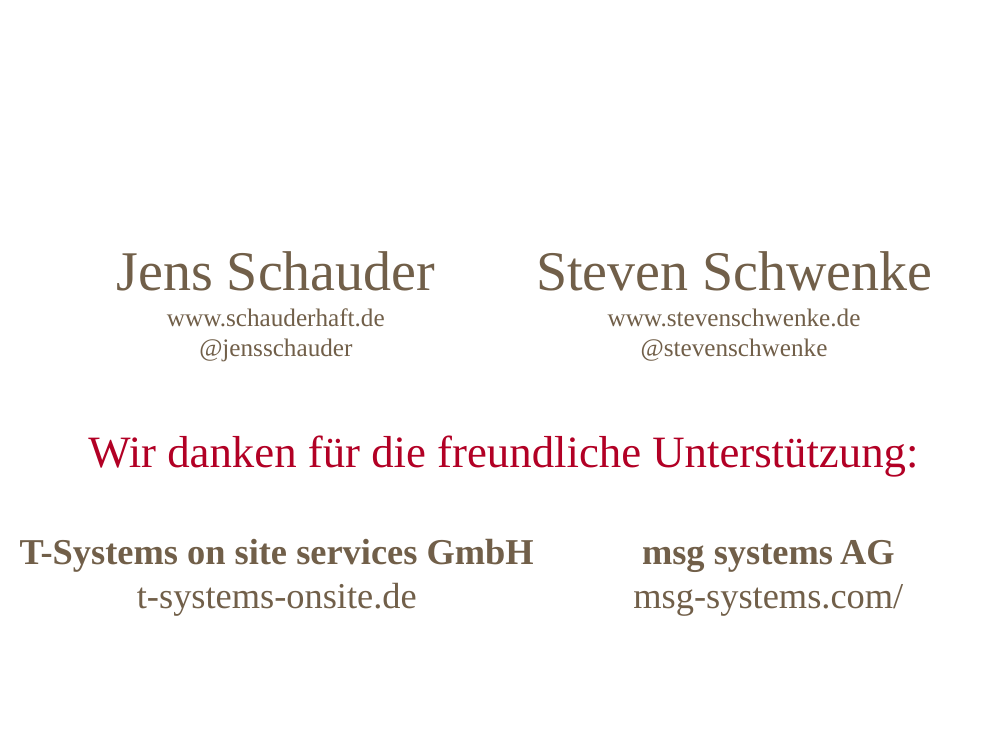
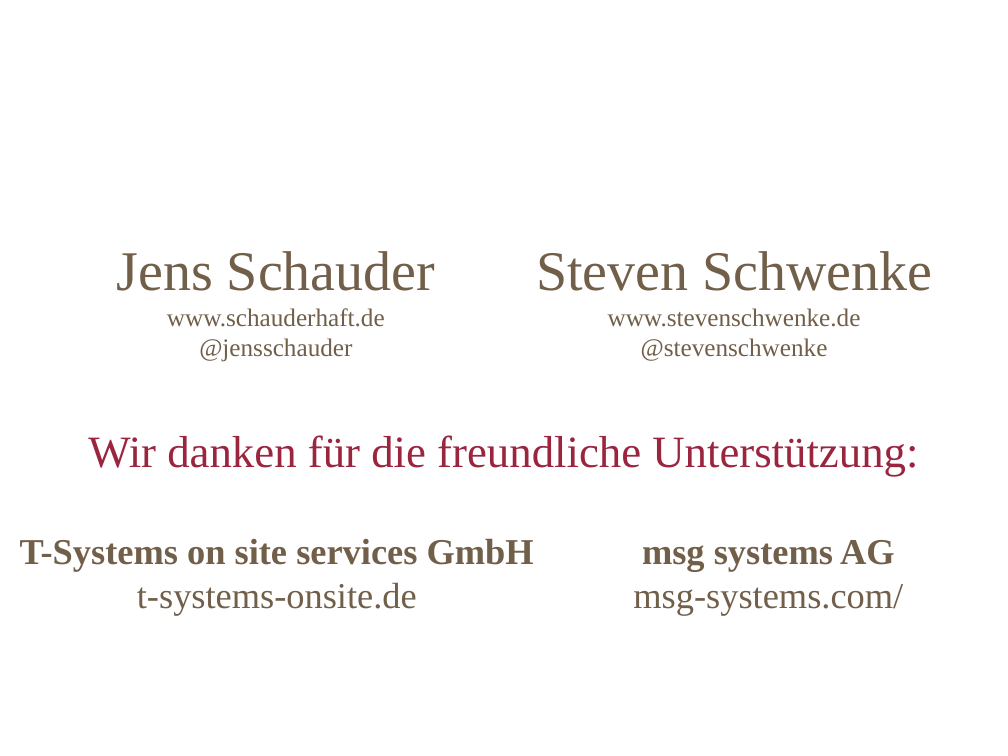
Before and after one commit to schauder/mentoring, a slide deck: slide 3 of hc_folien.odp. Drawn at 1008x756 pixels with LibreOffice and Linux fonts; fonts in the diff are those of the drawing; background and template pictures are left out. Boxes give left, top, right and bottom in pixels: in the first picture for what was removed or moved away, otherwise in the second. Text is boxed around its words. In the diff, an @@ line names an element or a change of style, - is before the commit and + after.

```diff
--- a/hc_folien.odp
+++ b/hc_folien.odp
@@ title "Wir danken für die freundliche ..." at [88, 435, 918, 477]: text colour #B20025 to #9B243E @@
```
Also in this commit, not shown: 1 other slide changed, 4 other files.
